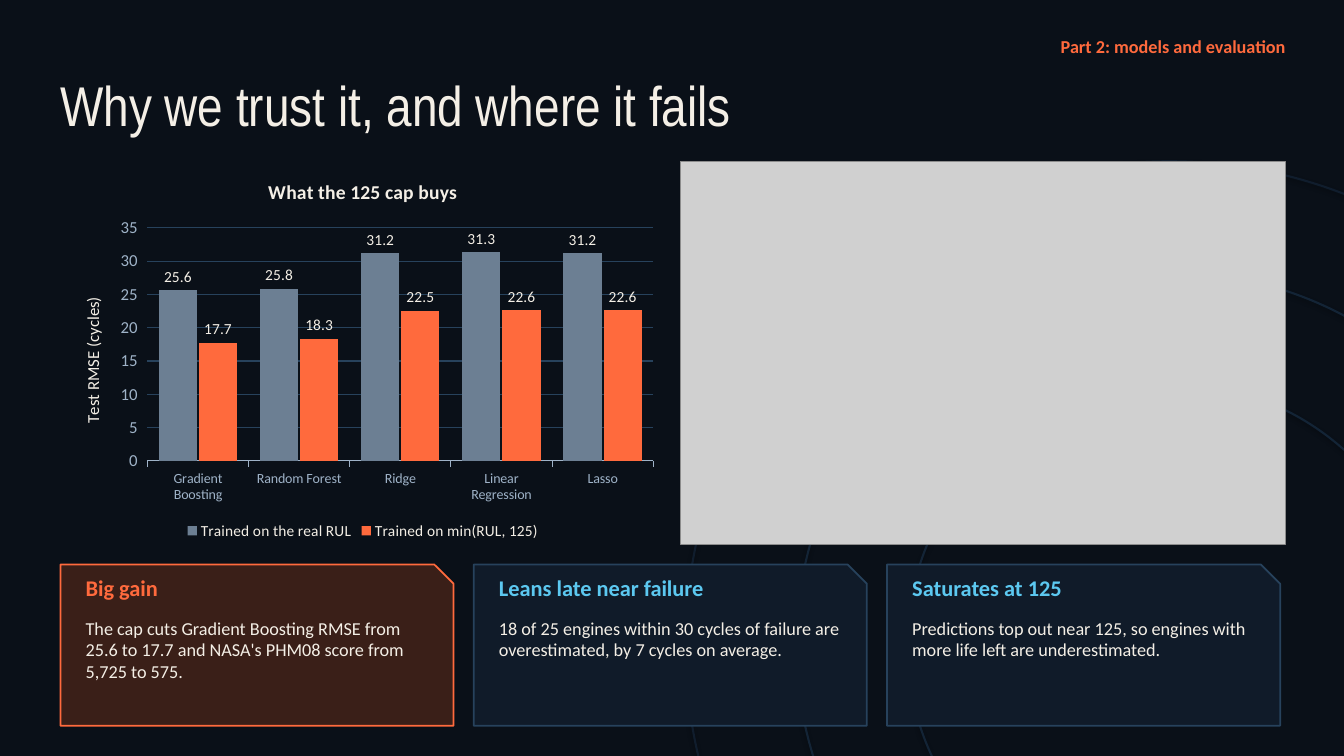
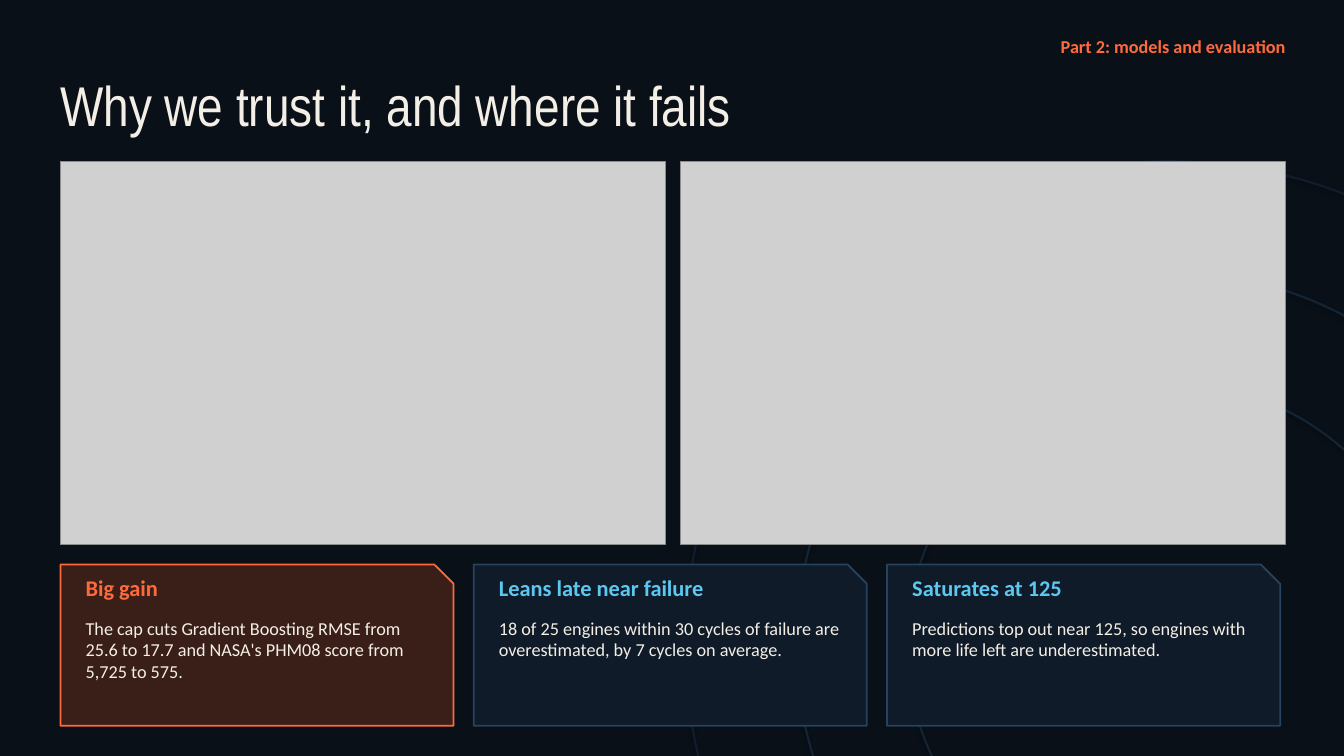
Before and after one commit to Shog7777/engine-rul-project, a slide deck: slide 9 of Presentation/Engine-RUL-Presentation.pptx. Drawn at 1344x756 pixels with LibreOffice and Linux fonts; fonts in the diff are those of the drawing; grey boxes stand for pictures. Boxes give left, top, right and bottom in pixels: in the first picture for what was removed or moved away, otherwise in the second. Text is boxed around its words. In the diff, an @@ line names an element or a change of style, - is before the commit and + after.

Commit message:
Presentation: charts drawn as dark images so they look the same in PowerPoint and Canva

```diff
--- a/Presentation/Engine-RUL-Presentation.pptx
+++ b/Presentation/Engine-RUL-Presentation.pptx
@@ column chart removed at bbox=[60, 161, 665, 544] @@
-title "What the 125 cap buys"
-categories: Gradient Boosting, Random Forest, Ridge, Linear Regression, Lasso
-Trained on the real RUL: 25.6, 25.8, 31.2, 31.3, 31.2
-Trained on min(RUL, 125): 17.7, 18.3, 22.5, 22.6, 22.6
@@ picture added at bbox=[60, 161, 665, 544] @@
```
Also in this commit, not shown: 2 other slides changed.
